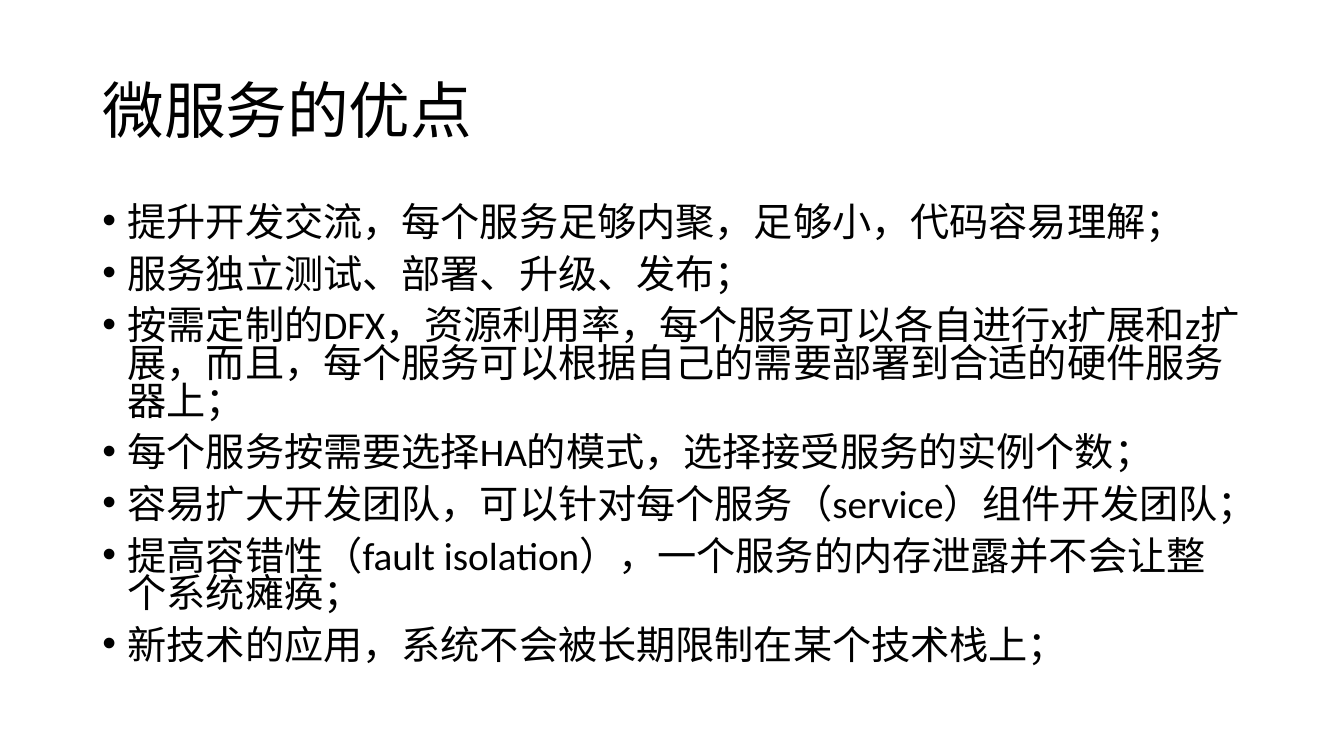
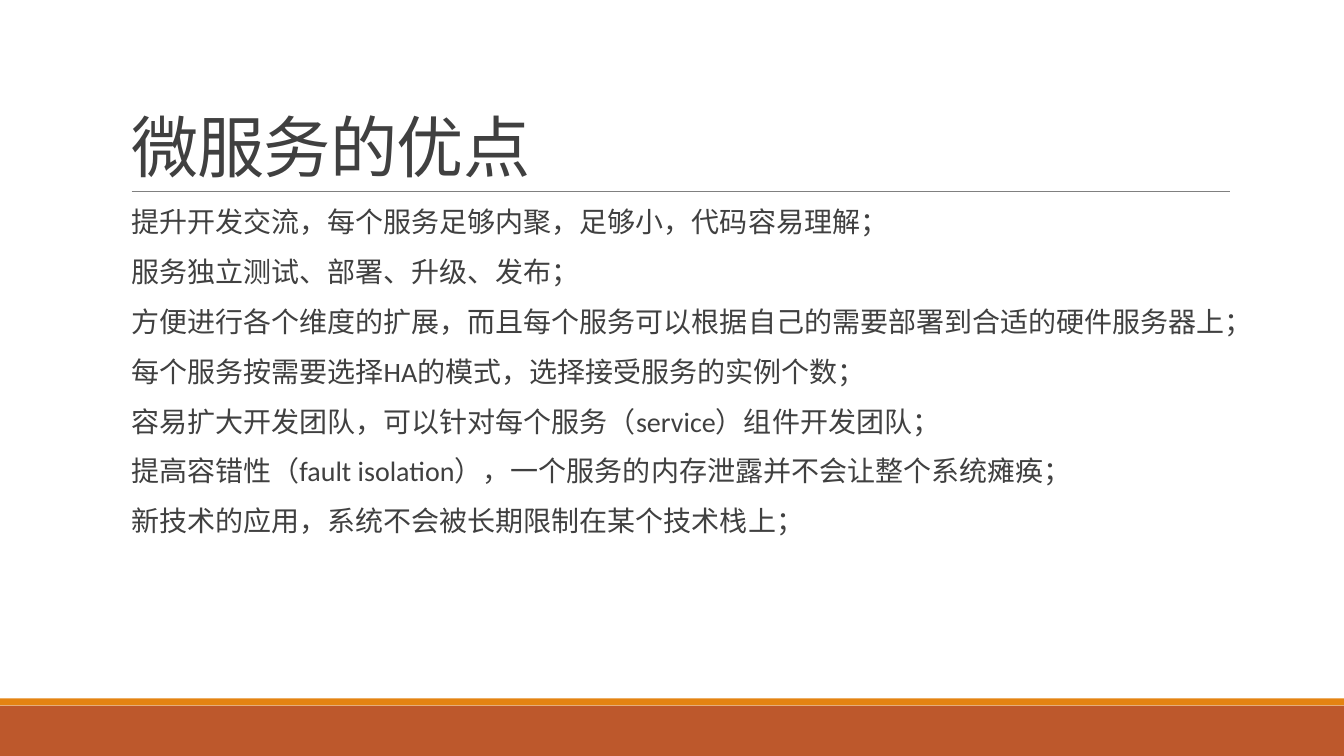
Before and after one commit to airuitian/MicroService, a slide deck: slide 12 of springboot/SpringBoot-1.pptx (slide 10 before the commit). Drawn at 1344x756 pixels with LibreOffice and Linux fonts; fonts in the diff are those of the drawing. Boxes give left, top, right and bottom in pixels: in the first picture for what was removed or moved away, otherwise in the second. Text is boxed around its words. In the diff, an @@ line names an element or a change of style, - is before the commit and + after.

```diff
--- a/springboot/SpringBoot-1.pptx
+++ b/springboot/SpringBoot-1.pptx
@@ title "微服务的优点": place and size @@
-title "微服务的优点" at <box>102,81,472,138</box>
+title "微服务的优点" at <box>131,115,530,178</box>
@@ title "微服务的优点" at <box>131,115,530,178</box>: size 44 to 48 pt, text colour #000000 to #404040, letter spacing 0 to -0.5 pt; line spacing 0.9 to 0.85; vertical alignment middle to bottom @@
@@ text at <box>131,208,1072,535</box>: size 28 to 20 pt, text colour #000000 to #404040 in "提升开发交流，每个服务足够内聚，足够小，代码容易理解；", "服务独立测试、部署、升级、发布；", "每个服务按需要选择HA的模式，选择接受服务的实例个数；", "容易扩大开发团队，可以针对每个服务（service）组件开发团队；" and 2 more places; bullet • to  ; line spacing 0.8 to 0.9; more space between paragraphs @@
@@ line added from (132, 192) to (1231, 192), #808080 0.5 pt @@
@@ text at <box>131,308,1253,336</box>: text changed; size 28 to 20 pt; text colour #000000 to #404040 @@
-• 按需定制的DFX，资源利用率，每个服务可以各自进行x扩展和z扩展，而且，每个服务可以根据自己的需要部署到合适的硬件服务器上；
+  方便进行各个维度的扩展，而且每个服务可以根据自己的需要部署到合适的硬件服务器上；
@@ rectangle added at <box>0,706,1344,756</box>, fill #BD582C @@
@@ rectangle added at <box>0,699,1344,706</box>, fill #E48312 @@
```
Also in this commit, not shown: 26 other slides changed, 15 slides added, 42 other files.
